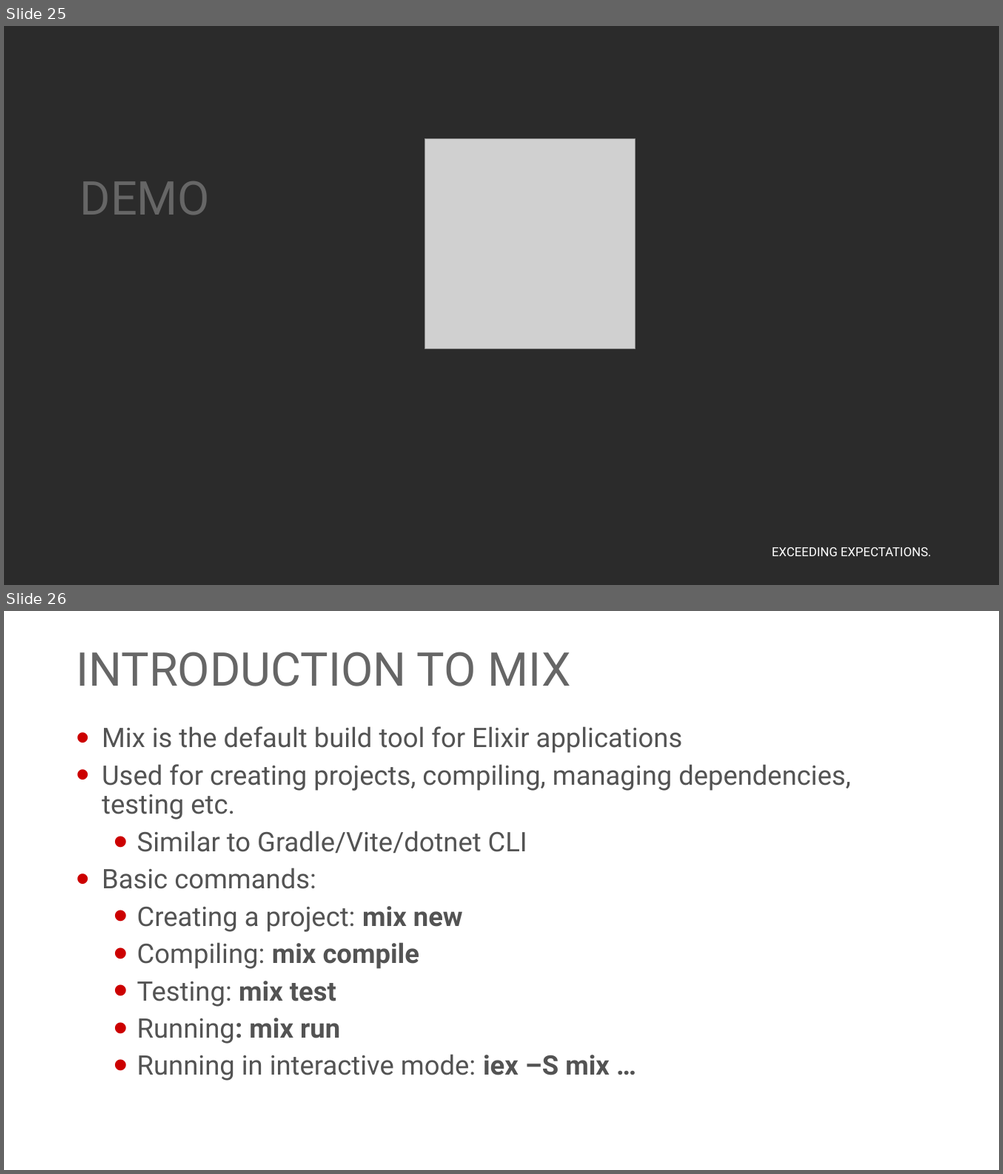
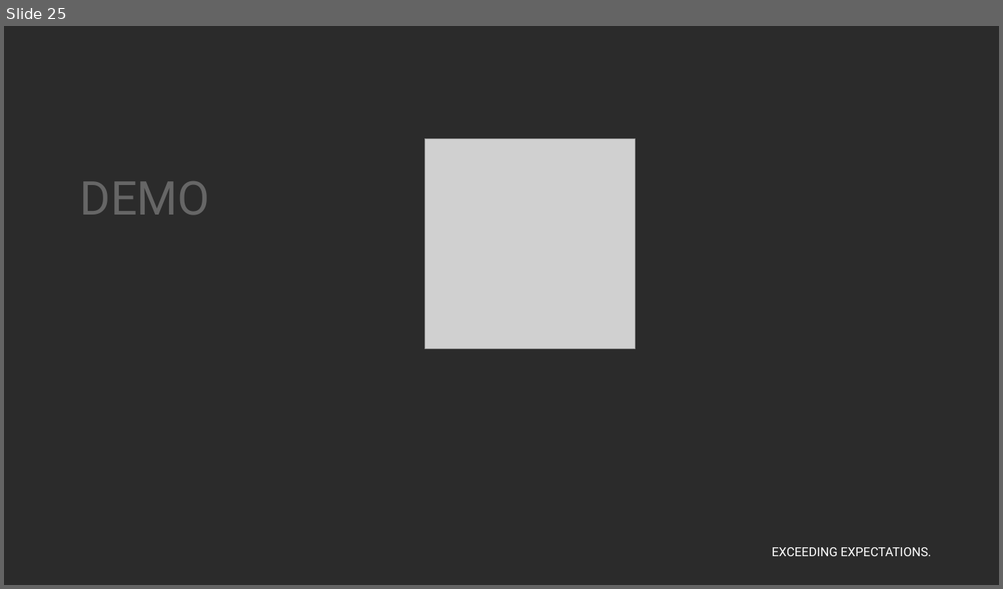
Before and after one commit to georgiyolovski/elixir-workshop, a slide deck: day2/Elixir - Day 2.pptx. Shown one above the other, each under a label of ours: slides 25 and 26 before the commit, slide 25 after it. The pictures are 1003x1174 and 1003x589 pixels, drawn with LibreOffice and Linux fonts; fonts in the diff are those of the drawing; grey boxes stand for pictures; background and template pictures are left out; a plain dark background stands for a picture behind light text. Boxes give left, top, right and bottom in pixels: in the first picture for what was removed or moved away, otherwise in the second. Text is boxed around its words. In the diff, an @@ line names an element or a change of style, - is before the commit and + after.

```diff
--- a/day2/Elixir - Day 2.pptx
+++ b/day2/Elixir - Day 2.pptx
@@ slide 26 removed at (4, 611, 999, 1170), background #FFFFFF; not listed: 1 template element that a slide beside it also shows @@
@@ title removed at (76, 652, 570, 686) @@
-INTRODUCTION TO MIX
@@ text removed at (102, 726, 851, 1081) @@
-• Mix is the default build tool for Elixir applications
-• Used for creating projects, compiling, managing dependencies, testing etc.
-  • Similar to Gradle/Vite/dotnet CLI
-• Basic commands:
-  • Creating a project: mix new
-  • Compiling: mix compile
-  • Testing: mix test
-  • Running: mix run
-  • Running in interactive mode: iex –S mix …
```
Also in this commit, not shown: 1 slide added, 2 other slides removed, 1 other file.
